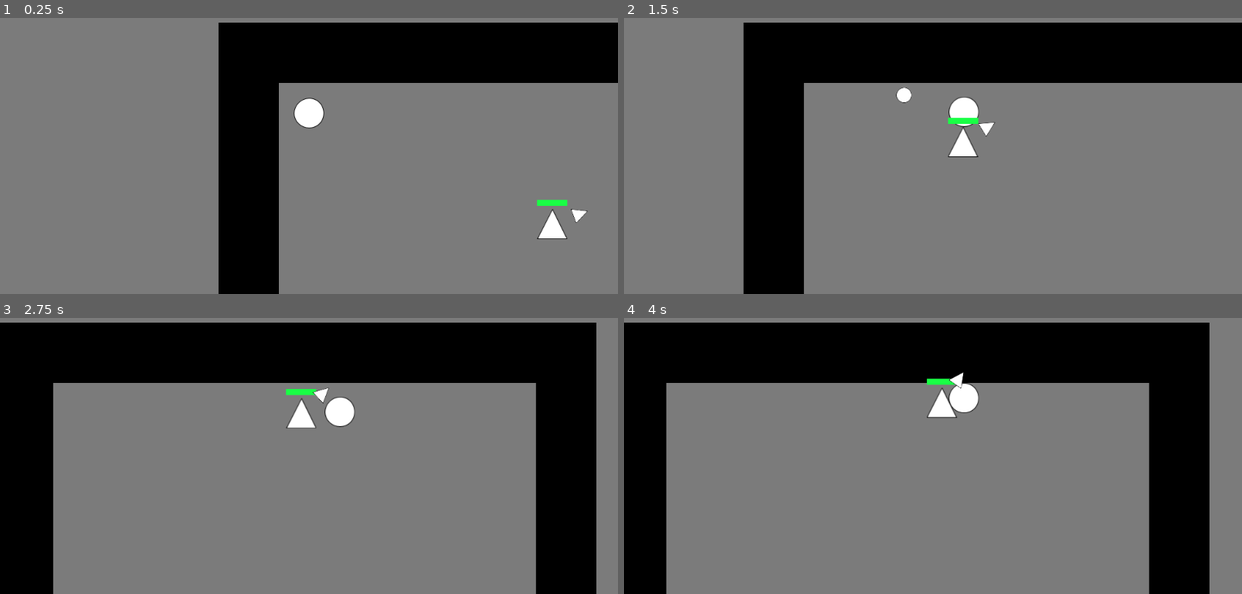
Above: before the commit, frames 1-4 (two rows, left to right).
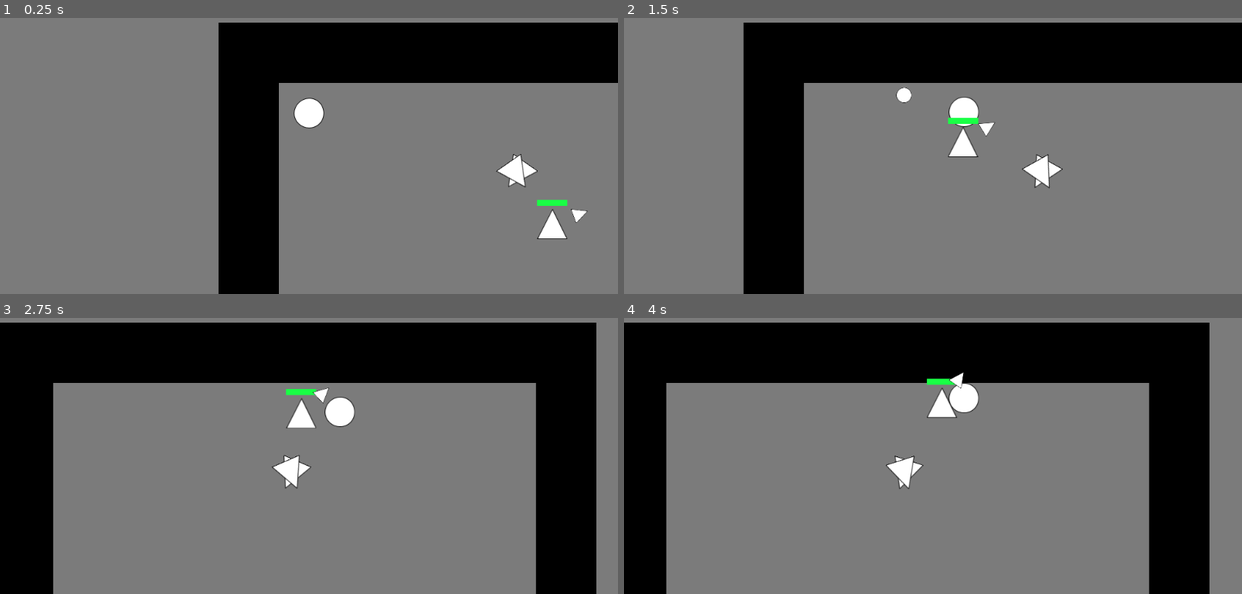
Above: after the commit, the same moments.

Repository: ComradeSparklePony/Slay-the-Triangles
Game: Godot game, scene res://town.tscn
The game is run twice, just before and just after one commit, with the same random seed, the same clock (stepped at 60 frames per second) and the same inputs. The project has no main scene, so this scene is started directly.
Inputs (mouse positions are in pixels of both pictures, inside the frame that each line leads up to):
- Up to frame 1 (0.25 s): no input
- Up to frame 2 (1.5 s): move the mouse to (1068, 95) at 0.52 s; press the mouse at (1068, 95) at 0.53 s; hold Right (ui_right) 0.53-1.28 s; move the mouse to (809, 131) at 1.27 s; release the mouse at (809, 131) at 1.28 s; hold Down (ui_down) from 1.28 s (still down); click (809, 131) at 1.35 s
- Up to frame 3 (2.75 s): move the mouse to (370, 334) at 2.02 s; release Down (ui_down) at 2.03 s; press the mouse at (370, 334) at 2.03 s; hold Right (ui_right) from 2.03 s (still down)
- Up to frame 4 (4 s): move the mouse to (902, 486) at 2.77 s; release Right (ui_right) at 2.78 s; release the mouse at (902, 486) at 2.78 s; hold Up (ui_up) 2.78-3.53 s; click (902, 486) at 2.85 s; move the mouse to (1118, 467) at 3.52 s; press the mouse at (1118, 467) at 3.53 s; hold Left (ui_left) from 3.53 s (still down)

The runs differ from the first frame. In frame 1, 0.4% of the frame differs, in the area x 80-87%, y 49-62%; in frame 2, 0.4%, in the area x 45-71%, y 25-62%; in frame 3, 0.4%; in frame 4, 0.4%.

Commit message:
create enemy_spawner and start work

Diff:
--- a/enemy-weapon.gd
+++ b/enemy-weapon.gd
@@ -4,7 +4,7 @@
 
 # rotate
 func _process(delta):
-	rotate(0.01 * ROT_SPEED)
+	rotate(ROT_SPEED * delta)
 
 # destroy this if it gets hit by projectile
 func _on_enemyweapon_area_entered(area):
--- a/enemy-weapon.tscn
+++ b/enemy-weapon.tscn
@@ -8,7 +8,7 @@
 custom_solver_bias = 0.0
 points = PoolVector2Array( 0, -62.5, 12.5, -37.5, -12.5, -37.5 )
 
-[node name="enemy-weapon" type="Area2D" index="0" groups=[
+[node name="enemy-weapon" type="Area2D" groups=[
 "kill_proj",
 ]]
 
@@ -20,7 +20,7 @@
 audio_bus_override = false
 audio_bus_name = "Master"
 script = ExtResource( 1 )
-ROT_SPEED = 50
+ROT_SPEED = 30
 
 [node name="Sprite" type="Sprite" parent="." index="0"]
 
--- /dev/null
+++ b/enemy_spawner.gd
@@ -0,0 +1,13 @@
+extends KinematicBody2D
+
+export (int) var ROT_SPEED
+var velocity
+
+func _ready():
+	$tri2.rotate(2*3.1415926535)
+	velocity = Vector2(0,0)
+
+func _process(delta):
+	$tri1.rotate(ROT_SPEED * delta)
+	$tri2.rotate(ROT_SPEED * delta * -1)
+	velocity += Vector2(rand_range(-5,5),rand_range(-5,5))
--- /dev/null
+++ b/enemy_spawner.tscn
@@ -0,0 +1,43 @@
+[gd_scene load_steps=4 format=2]
+
+[ext_resource path="res://enemy_spawner.gd" type="Script" id=1]
+[ext_resource path="res://assets/white_tri_50px.png" type="Texture" id=2]
+
+[sub_resource type="ConvexPolygonShape2D" id=1]
+
+custom_solver_bias = 0.0
+points = PoolVector2Array( 0, -25, 25, 25, -25, 25 )
+
+[node name="enemy-spawner" type="KinematicBody2D" index="0" groups=[
+"kill_proj",
+]]
+
+input_pickable = false
+collision_layer = 1
+collision_mask = 1
+collision/safe_margin = 0.08
+script = ExtResource( 1 )
+ROT_SPEED = 10
+
+[node name="tri1" type="CollisionShape2D" parent="." index="0"]
+
+shape = SubResource( 1 )
+
+[node name="Sprite" type="Sprite" parent="tri1" index="0"]
+
+texture = ExtResource( 2 )
+
+[node name="tri2" type="CollisionShape2D" parent="." index="1"]
+
+shape = SubResource( 1 )
+
+[node name="Sprite" type="Sprite" parent="tri2" index="0"]
+
+texture = ExtResource( 2 )
+
+[node name="Timer" type="Timer" parent="." index="2"]
+
+process_mode = 1
+wait_time = 1.0
+one_shot = false
+autostart = false
--- a/town.tscn
+++ b/town.tscn
@@ -1,10 +1,11 @@
-[gd_scene load_steps=4 format=2]
+[gd_scene load_steps=5 format=2]
 
 [ext_resource path="res://player.tscn" type="PackedScene" id=1]
 [ext_resource path="res://world-wall.tscn" type="PackedScene" id=2]
 [ext_resource path="res://enemy.tscn" type="PackedScene" id=3]
+[ext_resource path="res://enemy_spawner.tscn" type="PackedScene" id=4]
 
-[node name="town" type="Node2D"]
+[node name="town" type="Node2D" index="0"]
 
 _sections_unfolded = [ "Transform" ]
 
@@ -132,3 +133,8 @@
 [node name="enemy" parent="." index="2" instance=ExtResource( 3 )]
 
 position = Vector2( 610, 360 )
+
+[node name="enemy-spawner" parent="." index="3" instance=ExtResource( 4 )]
+
+position = Vector2( 494.783, 252.29 )
+ROT_SPEED = 15
